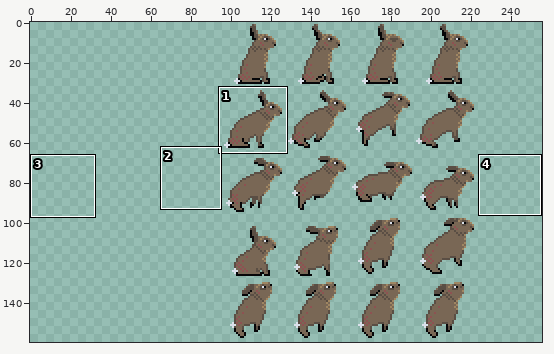
File history of a sprite sheet, res/hare.png. Above: a wide view before the commit, with the close-up outlined.
Close-up. Old version:
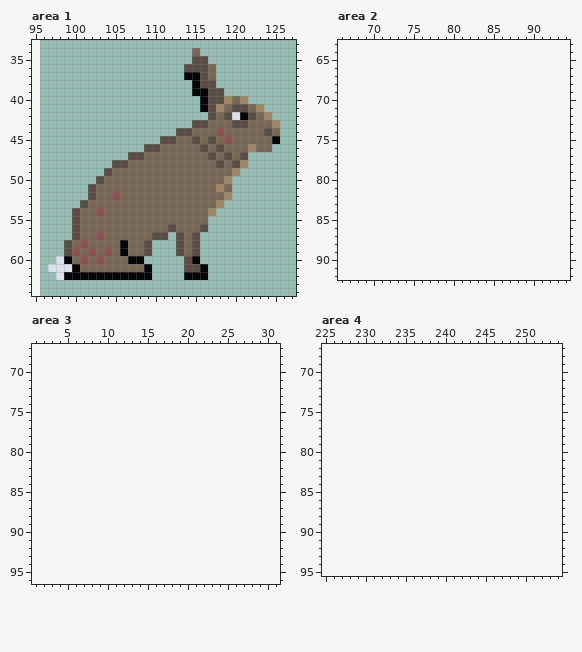
The file is 128x160 pixels. Shown: area 1: x 95..127, y 33..64; area 2: x 66..94, y 63..92; area 3: x 1..31, y 67..96; area 4: x 225..254, y 67..95. The old version is drawn lined up with the new one, on the new canvas. The commit also changed other parts of the picture, which this record leaves out.
The result:
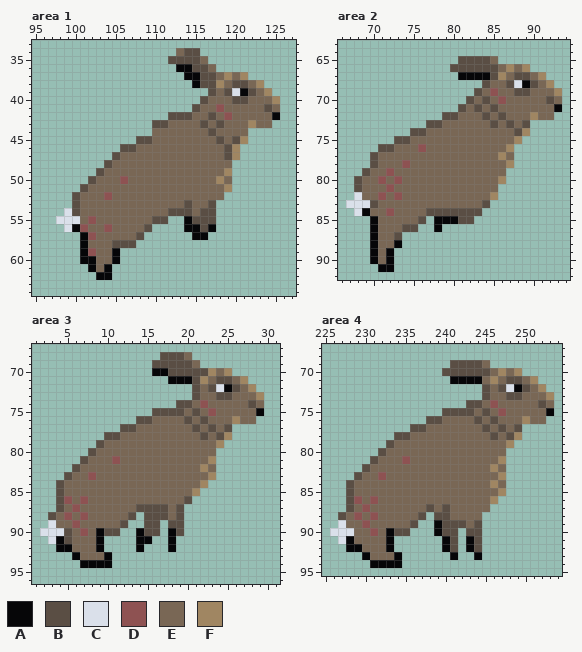
Palette (. is transparent): A #060608  B #5a4e44  C #dae0ea  D #8e5252  E #796755  F #a08662
From old to new:
canvas 128x160 -> 256x160, the old top-left corner now at 96,0
Changed rows in their new state; - is an unchanged pixel.
Area 1:
first column x 97:
34 ----------------EBB----------
35 ---------------BBB-E---------
36 ----------------AA-----------
37 --------------------BEFEF----
38 ---------------------FEBBEF--
39 ------------------..-EBCABEF-
40 -------------------BEEEBBEEEF
41 ------------------BEED-EE-EBE
42 ---------------BBBEE--DEEE-EA
43 -------------BBEEEE--B-EEF--.
44 -------------EEEEE--BE---....
45 -----------BBEEE--E-EBEBF....
46 ---------BBEEE-----E-EBF....-
47 --------BEEE--------E--F.----
48 -------BEE-----------E-..----
49 ------BE--------------F.-----
50 -----BE--D-----------FE------
51 ----BE---------------EF------
52 ---BEE-DE-------------.------
53 ---BE------------B--B.-------
54 --C---E--------BBB-BB--------
55 -CCC-D-------BB..ABBB--------
56 --CAD--D----B....AA-A--------
57 ---.ADE----B...-..AA---------
58 --..A---BBB..---...----------
59 --..A--EA....---...----------
60 -...AAE-A...-----..----------
61 .....A-A.....----...---------
62 -.....--.....----...---------
Area 2:
first column x 67:
65 --------------BBBBE--------
66 -------------BBBBBBEFEF----
67 --------------AAAABFEBBEF--
68 -----------------BEEBCABEF-
69 ----------------BEDEEBBEEEF
70 ---------------BEBEDEEEEEBE
71 --------------BEBEBEEEEEEEA
72 ------------BBEEEBEBEEEFEE-
73 ----------BBEEEEEEBEBEB----
74 --------BBEEEEEEEEEEEBF----
75 ------BBEEEEEEEEEEEEEF-----
76 ----BBEEEDEEEEEEEEEEF------
77 ---BEEEEEEEEEEEEEEEFE------
78 ---BEEEDEEEEEEEEEEEEF------
79 --BEEDEEEEEEEEEEEEEE-------
80 -BEEDEDEEEEEEEEEEEEF-------
81 -BEEEDEEEEEEEEEEEEE--------
82 -CEEDEDEEEEEEEEEEEF--------
83 CCCBEEEEEEEEEEEEEB---------
84 -CAEEDEEEEBBBBBBB----------
85 ---AEEEEEB-AAABB-----------
86 ---AEEEBB--A---------------
87 ---AEEB--------------------
88 ---AEEA--------------------
89 ---AEA---------------------
90 ---AEA---------------------
91 ----AA---------------------
Area 3:
first column x 2:
68 ---------------BBBE---------
69 --------------BBBBBE--------
70 --------------AABBBBBFEF----
71 ----------------AAABFEBBEF--
72 -------------------BEBCABEF-
73 -------------------BEEBBEEEF
74 -----------------BBEDEEEEEBE
75 --------------BBBBEBEDEEEEEA
76 ------------BBEEEEBEBEEEFEE-
77 ----------BBEEEEEEEBEBEB----
78 --------BBEEEEEEEEEEBEBF----
79 -------BEEEEEEEEEEEEEEF-----
80 ------BEEEEEEEEEEEEEEE------
81 -----BEEEDEEEEEEEEEEEF------
82 ----BEEEEEEEEEEEEEEEFE------
83 ---BEEDEEEEEEEEEEEEEEF------
84 --BEEEEEEEEEEEEEEEEEF-------
85 --BEEEEEEEEEEEEEEEEF--------
86 --BDEDEEEEEEEEEEEEB---------
87 --BEDEEEEEEEBBBBEB----------
88 -BEDEDEEEEEB-BBBEB----------
89 -CEEDEEEEEB--BB-BB----------
90 CCCBEDEABB--ABB-AB----------
91 -CABEEEA----AA--A-----------
92 --AAEEEA----A---A-----------
93 ----AEEEA-------------------
94 -----AAAA-------------------
Area 4:
first column x 226:
69 ---------------BBBBE--------
70 --------------BBBBBBEFEF----
71 ---------------AAAAEFEBBEF--
72 -------------------BEBCABEF-
73 -------------------BEEBBEEEF
74 -----------------BBEDEEEEEBE
75 --------------BBBBEBEDEEEEEA
76 ------------BBEEEEBEBEEEFEE-
77 ----------BBEEEEEEEBEBEB----
78 --------BBEEEEEEEEEEBEBF----
79 -------BEEEEEEEEEEEEEEF-----
80 ------BEEEEEEEEEEEEEEE------
81 -----BEEEDEEEEEEEEEEEF------
82 ----BEEEEEEEEEEEEEEEFE------
83 ---BEEDEEEEEEEEEEEEEEF------
84 --BEEEEEEEEEEEEEEEEEFE------
85 --BEEEEEEEEEEEEEEEEEEF------
86 --BDEDEEEEEEEEEEEEEEF-------
87 --BEDEEEEEEEBEBEEEEE--------
88 -BEDEDEEEEEB-BBEEEE---------
89 -CEEDEEEEEB--ABBBEB---------
90 CCCEEDEABB---ABB-BB---------
91 -CAEEEEA------AB-AB---------
92 --AAEEEA------AB-AB---------
93 ----AEEEA------A--A---------
94 -----AAAA-------------------
Pixel boxes of the changes (left, top, right, bottom) in both close-ups:
changed: (48, 48, 280, 280)
added: (346, 56, 562, 272)
added: (40, 352, 264, 568)
added: (330, 360, 554, 568)
